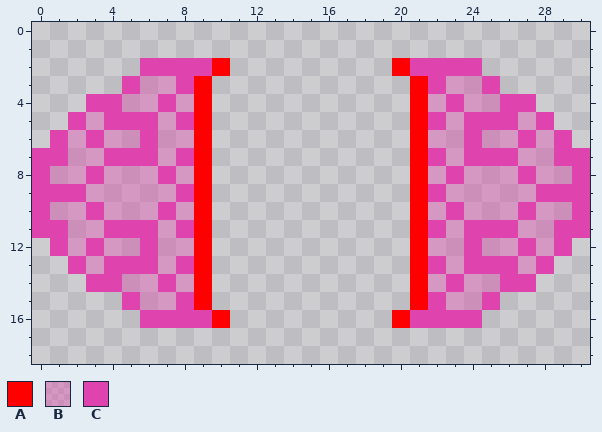
Pixel-art sprite, stored at Assets/Sprites/Enemy/Wizard/Hex/Hex2.png. Above: the version before the commit.
The file is 31x19 pixels.
Palette (. is transparent): A #ff0000  B #df43ae62  C #df43ae
Pixels before, first column x 0:
 2 ......CCCCA.........ACCCC......
 3 .....CBBCA...........ACBBC.....
 4 ...CCBBCBA...........ABCBBCC...
 5 ..CBCCCBCA...........ACBCCCBC..
 6 .CBCBBCBBA...........ABBCBBCBC.
 7 CCBBCCCBCA...........ACBCCCBBCC
 8 CBBCBBBCBA...........ABCBBBCBBC
 9 CCCBBBBBCA...........ACBBBBBCCC
10 CBBCBBBCBA...........ABCBBBCBBC
11 CCBBCCCBCA...........ACBCCCBBCC
12 .CBCBBCBBA...........ABBCBBCBC.
13 ..CBCCCBCA...........ACBCCCBC..
14 ...CCBBCBA...........ABCBBCC...
15 .....CBBCA...........ACBBC.....
16 ......CCCCA.........ACCCC......
The same view after the edit:
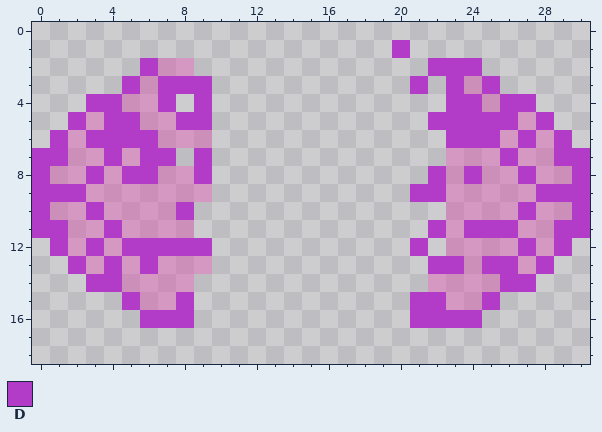
Colours new in this view: D #b23cc8
Changes in this commit:
Changed rows in their new state; - is an unchanged pixel.
first column x 0:
 1 --------------------D----------
 2 ------DBB..---------..DDD------
 3 -----D-DDD-----------D.D-D-----
 4 ---DD--D.D-----------..DD-DD---
 5 --D-DDB-DD-----------.DDDDD-D--
 6 -D-DDDD--B-----------..DDD-D-D-
 7 DD--DBDD.D-----------..-BBD--DD
 8 D--D-DDB-D-----------.DBD--D--D
 9 DDD-----BB-----------DD-----DDD
10 D--D---BD.-----------..B---D--D
11 DD--DBB-B.-----------.D-DDD--DD
12 -D-D-DDDDD-----------D.-B--D-D-
13 --D-DBD-BB-----------.DDBDD-D--
14 ---DD--B-.-----------.-B--DD---
15 -----D--D.-----------DD--D-----
16 ------DDD..---------.DDDD------
